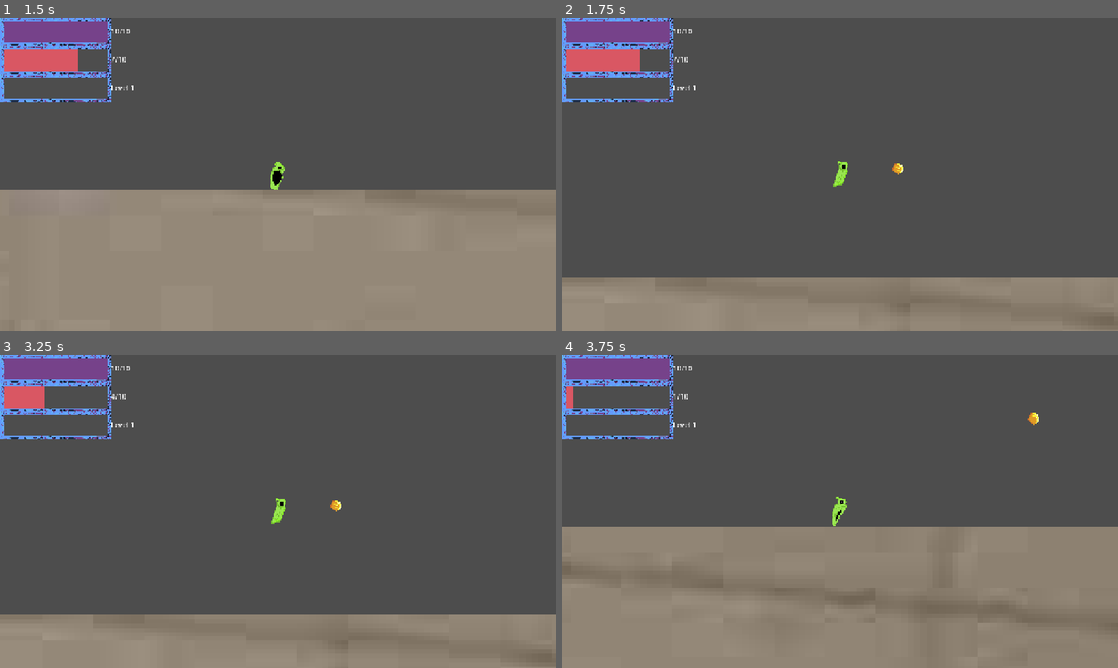
Above: before the commit, frames 1-4 (two rows, left to right).
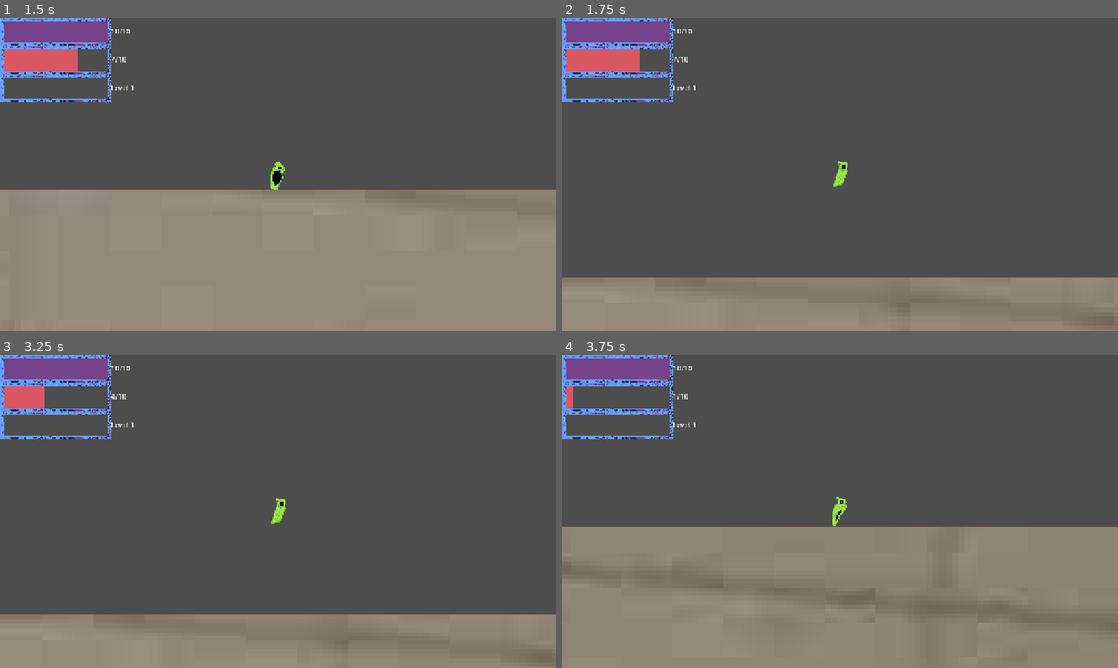
Above: after the commit, the same moments.

Repository: BigGaetan/Doom-rogue-like
Game: Godot game, scene res://scenes/level.tscn
Same seed, same stepped clock (60 frames per second), same inputs: the game is played once before the commit and once after it.
Inputs:
- Up to frame 1 (1.5 s): tap Enter (ui_accept) at 0.5, 0.77, 1.25 s; hold Right (ui_right) from 0.53 s (still down); tap E (cast_spell) at 0.6, 1.35 s
- Up to frame 2 (1.75 s): keep holding Right (ui_right); tap Enter (ui_accept) at 1.52 s
- Up to frame 3 (3.25 s): release Right (ui_right) at 2.03 s; hold Left (ui_left) 2.03-2.78 s; tap E (cast_spell) at 2.1, 2.85 s; hold Right (ui_right) from 2.78 s (still down); tap Enter (ui_accept) at 3.02 s
- Up to frame 4 (3.75 s): keep holding Right (ui_right); tap E (cast_spell) at 3.6 s

Frame 1 is identical in both runs. In frame 2, less than 0.1% of the frame differs, in the area x 59-62%, y 46-50%; in frame 3, less than 0.1%; in frame 4, less than 0.1%, in the area x 83-86%, y 18-23%.

Commit message:
enemy size

Diff:
--- a/scenes/enemy.tscn
+++ b/scenes/enemy.tscn
@@ -97,7 +97,7 @@
 size = Vector2(28, 21)
 
 [node name="Enemy" type="CharacterBody2D" unique_id=498072190]
-scale = Vector2(0.025, 0.025)
+scale = Vector2(0.045, 0.045)
 collision_layer = 2
 collision_mask = 15
 script = ExtResource("1_7p1mj")
--- a/scenes/fireball.tscn
+++ b/scenes/fireball.tscn
@@ -1,7 +1,7 @@
 [gd_scene format=3 uid="uid://dq38tk8rdt2l3"]
 
 [ext_resource type="Script" uid="uid://cm1m0om2jbhlq" path="res://scripts/fireball.gd" id="1_3s14c"]
-[ext_resource type="Texture2D" uid="uid://ofq5yhtfy4a5" path="res://sprite/mage/default/sprite/projectile/fire-ball.png" id="2_1gl40"]
+[ext_resource type="Texture2D" uid="uid://ofq5yhtfy4a5" path="res://sprite/projectile/fire-ball.png" id="2_1gl40"]
 
 [sub_resource type="AtlasTexture" id="AtlasTexture_1gl40"]
 atlas = ExtResource("2_1gl40")
@@ -40,6 +40,9 @@
 }, {
 "duration": 1.0,
 "texture": SubResource("AtlasTexture_vqoxj")
+}, {
+"duration": 1.0,
+"texture": null
 }],
 "loop": false,
 "name": &"default",
@@ -58,6 +61,8 @@
 position = Vector2(7.450581e-09, 2.2351742e-08)
 scale = Vector2(0.033, 0.033)
 sprite_frames = SubResource("SpriteFrames_cb14k")
+frame = 5
+frame_progress = 1.0
 
 [node name="CollisionShape2D" type="CollisionShape2D" parent="." unique_id=1081044797]
 position = Vector2(0.03, -0.02)
